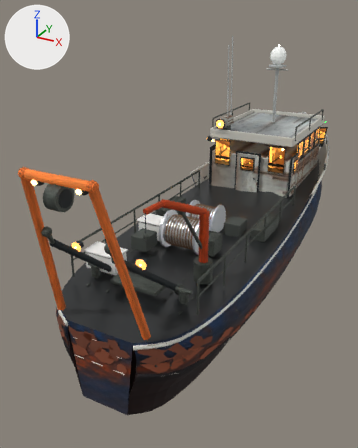
What one commit did to the glTF model models/web/boat.glb.
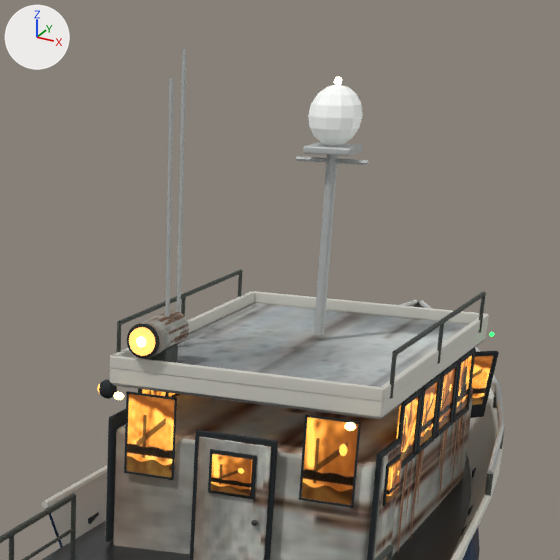
The first picture shows the older version from a 50 mm lens placed at (5.41, -13.49, 6.83), pointed at (-1.03, -1.78, 0.98). The close-ups show the older and then the newer version on the part from 49% to 97% of the width and 5% to 42% of the height of that picture. Only the edits that show in the close-ups are written down. The axes (+X, +Y, +Z) are drawn at upper left. The lights are the same throughout. Where no turn or scale is listed for an object, it has been applied to the vertices. Vertices at exactly the same position are counted once.
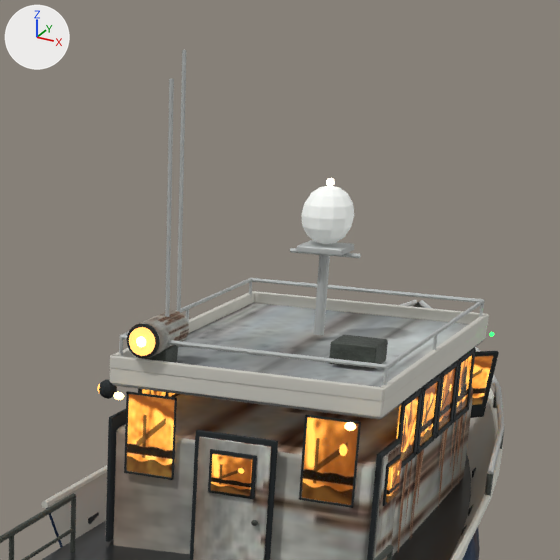
Where the change shows, as pixel boxes [x1, y1, x2, y2] in the close-ups (560 x 560 px; the box of a moved part takes in the faces that stretch with it):
'Mesh_7', reshaped (14% wider)
    before: [165, 50, 504, 474]
    after: [119, 50, 504, 474]
'Mesh_6', reshaped (mostly hidden)
    before: [0, 269, 504, 560]
    after: [0, 302, 504, 560]
'Mesh_26', moved
    before: [308, 85, 363, 146]
    after: [301, 186, 354, 244]
'Mesh_27', moved
    before: [334, 77, 342, 85]
    after: [326, 178, 334, 186]
part 1 of me_mesh_6, added
    after: [329, 335, 388, 369]
part 2 of me_mesh_6, deleted
    before: [116, 269, 486, 398]
part 3 of me_mesh_7, moved or reshaped
    before: [296, 156, 369, 165]
    after: [186, 309, 189, 324]
part 4 of me_mesh_7, added
    after: [383, 367, 388, 385]
part 5 of me_mesh_7, added
    after: [432, 334, 438, 350]
part 6 of me_mesh_7, added
    after: [479, 303, 484, 317]
part 7 of me_mesh_7, moved or reshaped
    before: [303, 142, 362, 156]
    after: [296, 240, 354, 256]
part 8 of me_mesh_7, added
    after: [290, 248, 361, 258]
part 9 of me_mesh_7, added
    after: [120, 278, 484, 369]
part 10 of me_mesh_7, added
    after: [119, 337, 123, 356]
part 11 of me_mesh_7, moved or reshaped
    before: [314, 155, 338, 335]
    after: [314, 255, 330, 335]

The change, as a diff of the scene's bpy script:
```diff
--- a/models/web/boat.glb.py
+++ b/models/web/boat.glb.py
@@ me_mesh_6 @@
 # used by ob_mesh_6; location = (-4.64, 16.96, 0.19)
-me_mesh_6.from_pydata(...)  # 14490 vertices, 27904 faces; spans x 2.44..6.84, y -24.93..-9.98, z 0.09..4.07
+me_mesh_6.from_pydata(...)  # 14418 vertices, 27788 faces; spans x 2.44..6.84, y -24.93..-9.98, z 0.09..4.07
+# me_mesh_6 part 1: a new loose piece of 56 vertices spanning x 5.13..5.59, y -14.97..-14.58, z 2.95..3.17, in mat_galvanized_steel
+# me_mesh_6 part 2: 8 loose pieces with 128 vertices, spanning x 3.24..6.03, y -15.85..-12.59, z 2.91..3.34, are deleted
+# other edits to the shape of me_mesh_6 do not show in these pictures
 me_mesh_6.materials.append(mat_galvanized_steel)
@@ me_mesh_7 @@
 # used by ob_mesh_7; location = (-4.55, 17.52, 0.41)
-me_mesh_7.from_pydata(...)  # 326 vertices, 588 faces; spans x 2.57..6.53, y -16.3..-10.55, z 1.53..5.55
+me_mesh_7.from_pydata(...)  # 478 vertices, 868 faces; spans x 2.57..6.53, y -16.46..-10.55, z 1.53..5.55
+# me_mesh_7 part 3: the loose piece of 16 vertices spanning x 4.18..4.92, y -14.43..-14.38, z 4.48..4.52 is multiplied about its middle by the matrix ((0.0, -0.286, 0.0), (0.0, 0.0, -0.286), (0.286, 0.0, 0.0)), then moved by (-1.32, -0.4, -1.63)
+# me_mesh_7 part 4: the loose piece of 16 vertices spanning x 4.56..4.89, y -10.85..-10.55, z 2.31..2.47 is copied, and the copy is multiplied about its middle by the matrix ((0.347, 0.403, -0.003), (-0.104, 0.086, -0.515), (-0.389, 0.337, 0.135)), then moved by (1.15, -5.75, 0.48); it spans x 5.85..5.88, y -16.46..-16.43, z 2.77..2.98
+# me_mesh_7 part 5: the loose piece of 16 vertices spanning x 4.18..4.92, y -14.43..-14.38, z 4.48..4.52 is copied, and the copy is multiplied about its middle by the matrix ((0.0, -0.286, 0.0), (0.0, 0.0, -0.286), (0.286, 0.0, 0.0)), then moved by (1.32, -0.4, -1.63); it spans x 5.85..5.88, y -14.82..-14.79, z 2.77..2.98
+# me_mesh_7 part 6: the loose piece of 16 vertices spanning x 4.56..4.89, y -10.85..-10.55, z 2.31..2.47 is copied, and the copy is multiplied about its middle by the matrix ((0.347, 0.403, -0.003), (-0.104, 0.086, -0.515), (-0.389, 0.337, 0.135)), then moved by (1.15, -2.26, 0.48); it spans x 5.85..5.88, y -12.98..-12.95, z 2.77..2.98
+# me_mesh_7 part 7: the loose piece of 56 vertices spanning x 4.31..4.79, y -14.61..-14.19, z 4.58..4.65 is moved by (0.0, 0.0, -0.97)
+# me_mesh_7 part 8: the loose piece of 16 vertices spanning x 4.18..4.92, y -14.43..-14.38, z 4.48..4.52 is copied, and the copy is moved by (0.0, 0.0, -0.91); it spans x 4.18..4.92, y -14.43..-14.38, z 3.57..3.61
+# me_mesh_7 part 9: a new loose piece of 56 vertices spanning x 3.21..5.89, y -16.46..-12.94, z 2.96..3.0, in mat_pale_antenna_steel (light grey #bfc2c0)
+# me_mesh_7 part 10: a new loose piece of 16 vertices spanning x 3.21..3.24, y -16.46..-16.43, z 2.77..2.98, in mat_pale_antenna_steel (light grey #bfc2c0)
+# me_mesh_7 part 11: 12 vertices moved from x 4.49..4.6, y -14.46..-14.35, z 4.58 to x 4.49..4.6, y -14.46..-14.35, z 3.6
+# other edits to the shape of me_mesh_7 do not show in these pictures
 me_mesh_7.materials.append(mat_pale_antenna_steel)
@@ ob_mesh_26 @@
 ob_mesh_26 = bpy.data.objects.new('Mesh_26', me_mesh_26)
-ob_mesh_26.location = (-2.69, 17.07, 3.69)
+ob_mesh_26.location = (-2.69, 17.07, 2.73)
@@ ob_mesh_27 @@
 ob_mesh_27 = bpy.data.objects.new('Mesh_27', me_mesh_27)
-ob_mesh_27.location = (-2.69, 17.07, 4.01)
+ob_mesh_27.location = (-2.69, 17.07, 3.05)
```
